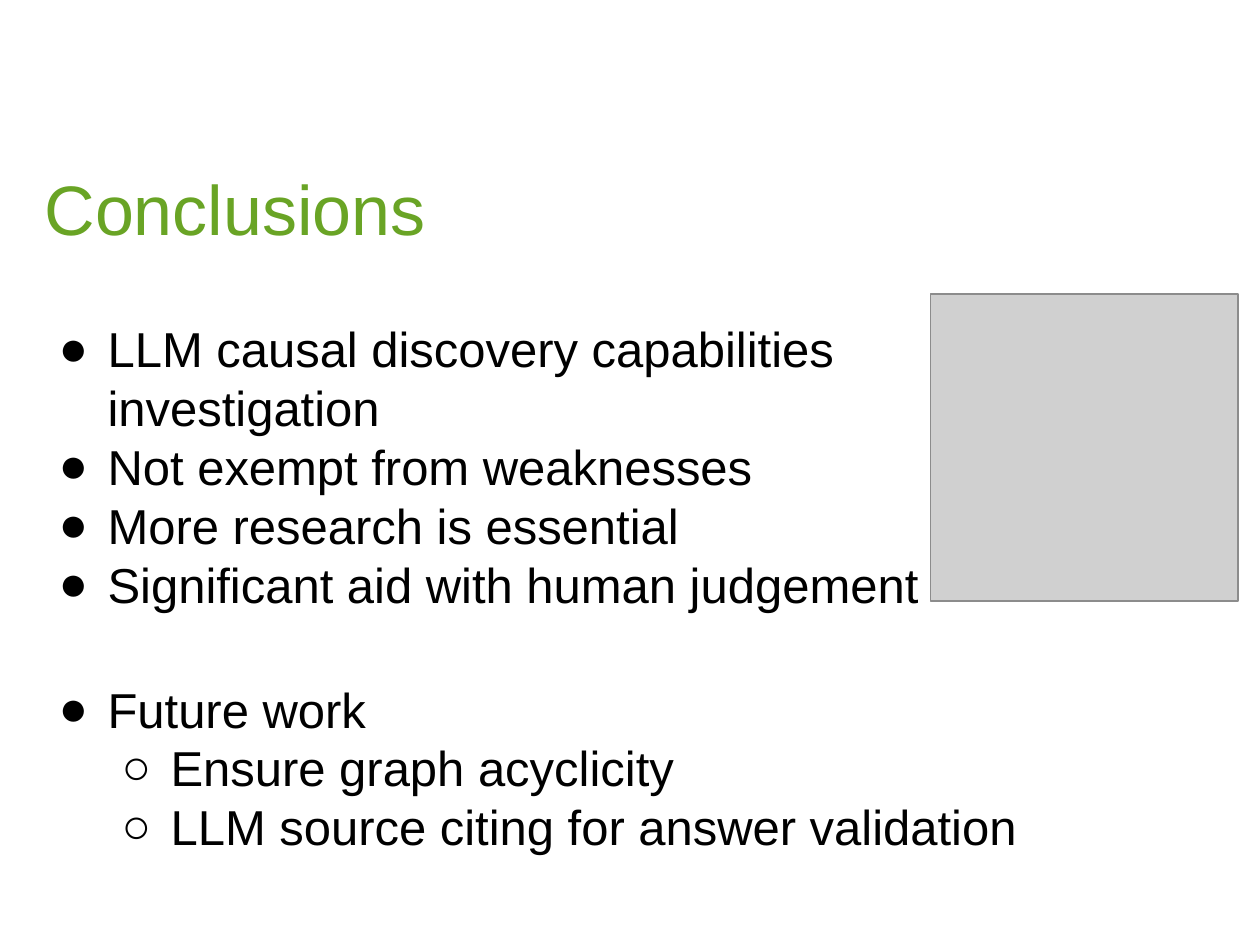
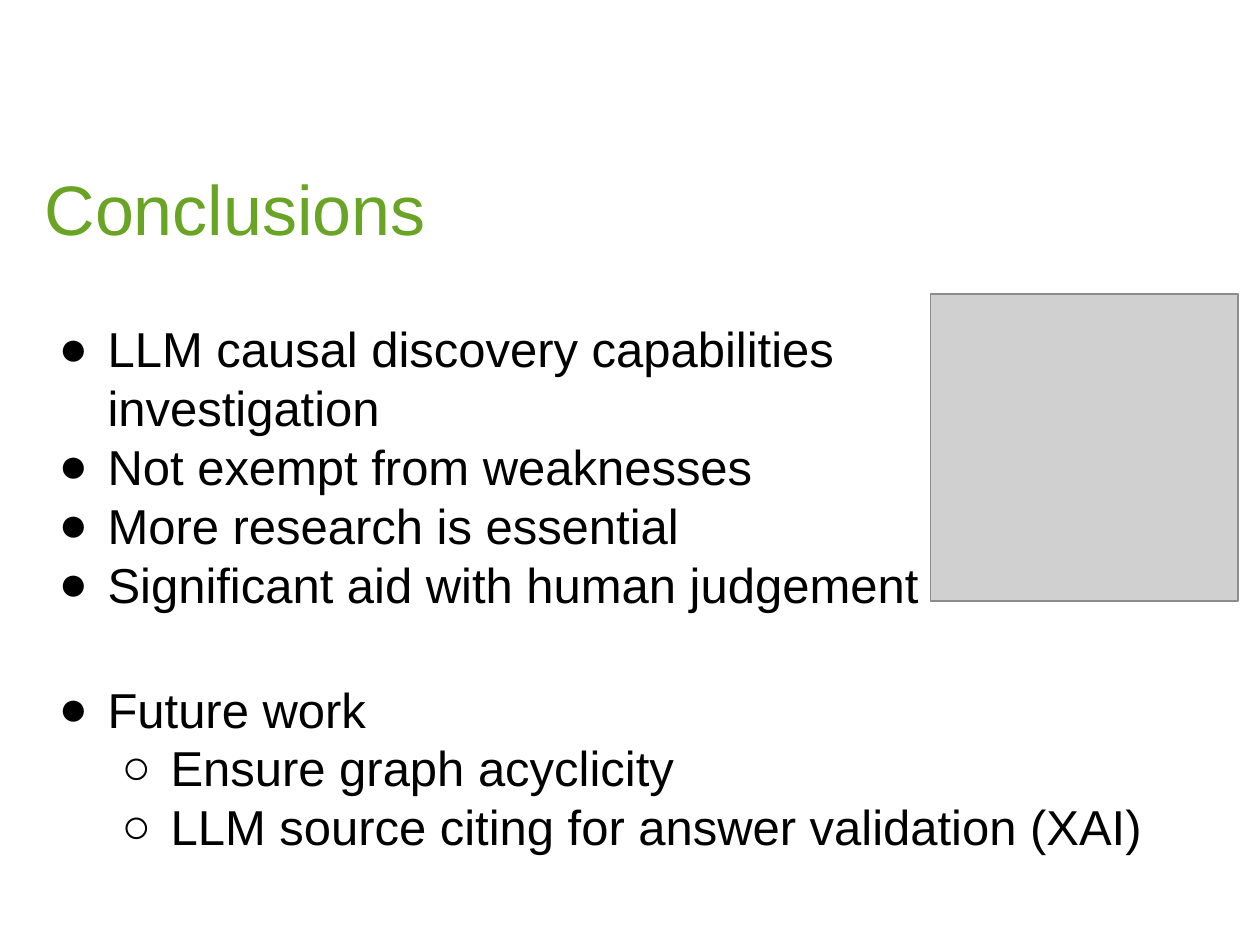
Before and after one commit to Pikerozzo/causal-llms, a slide deck: slide 24 of project report/PRES_PIQUE.pptx (slide 22 before the commit). Drawn at 1260x945 pixels with LibreOffice and Linux fonts; fonts in the diff are those of the drawing; grey boxes stand for pictures; background and template pictures are left out. Boxes give left, top, right and bottom in pixels: in the first picture for what was removed or moved away, otherwise in the second. Text is boxed around its words. In the diff, an @@ line names an element or a change of style, - is before the commit and + after.

```diff
--- a/project report/PRES_PIQUE.pptx
+++ b/project report/PRES_PIQUE.pptx
@@ text at (171, 809, 1141, 855): text changed @@
-  ○ LLM source citing for answer validation
+  ○ LLM source citing for answer validation (XAI)
```
Also in this commit, not shown: 10 other slides changed, 10 slides added, 8 slides removed, 2 other files.
